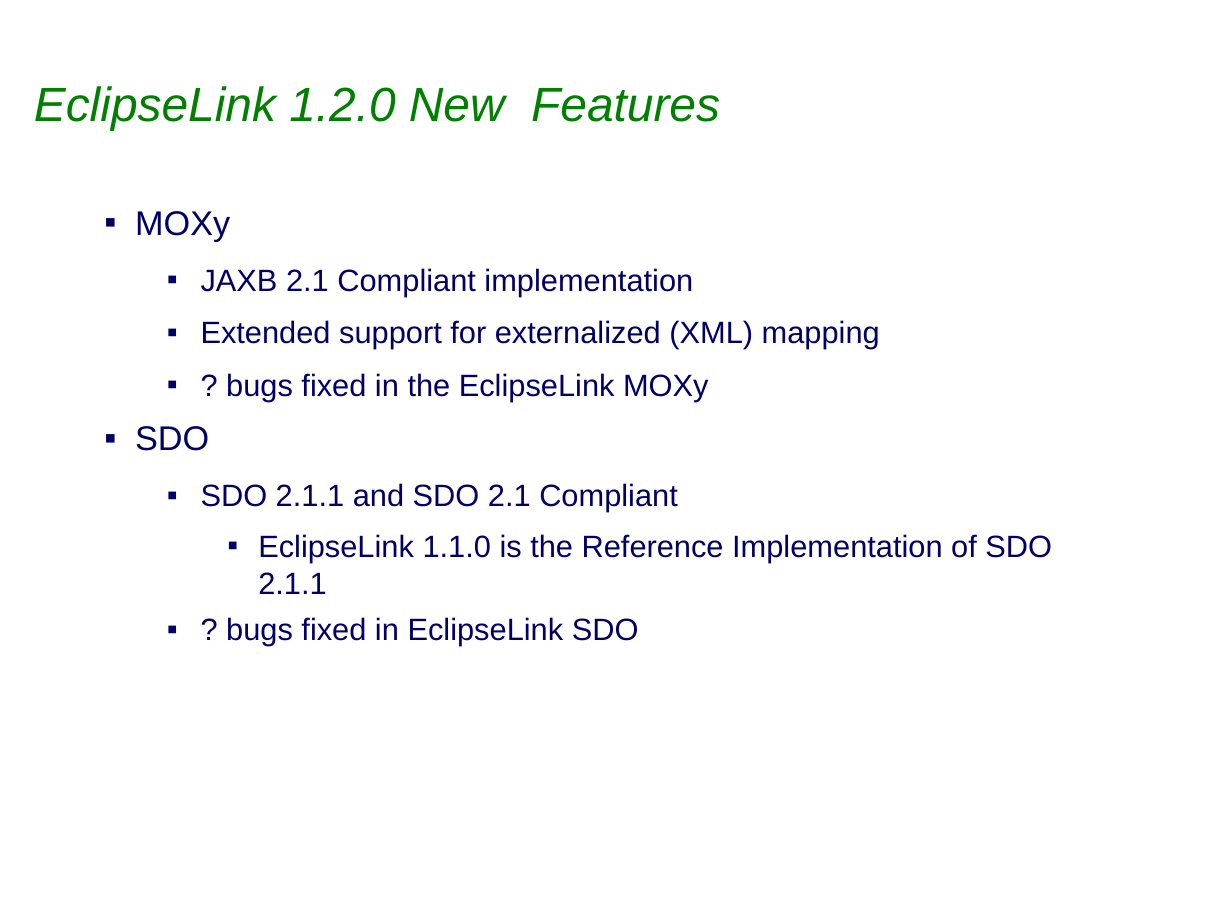
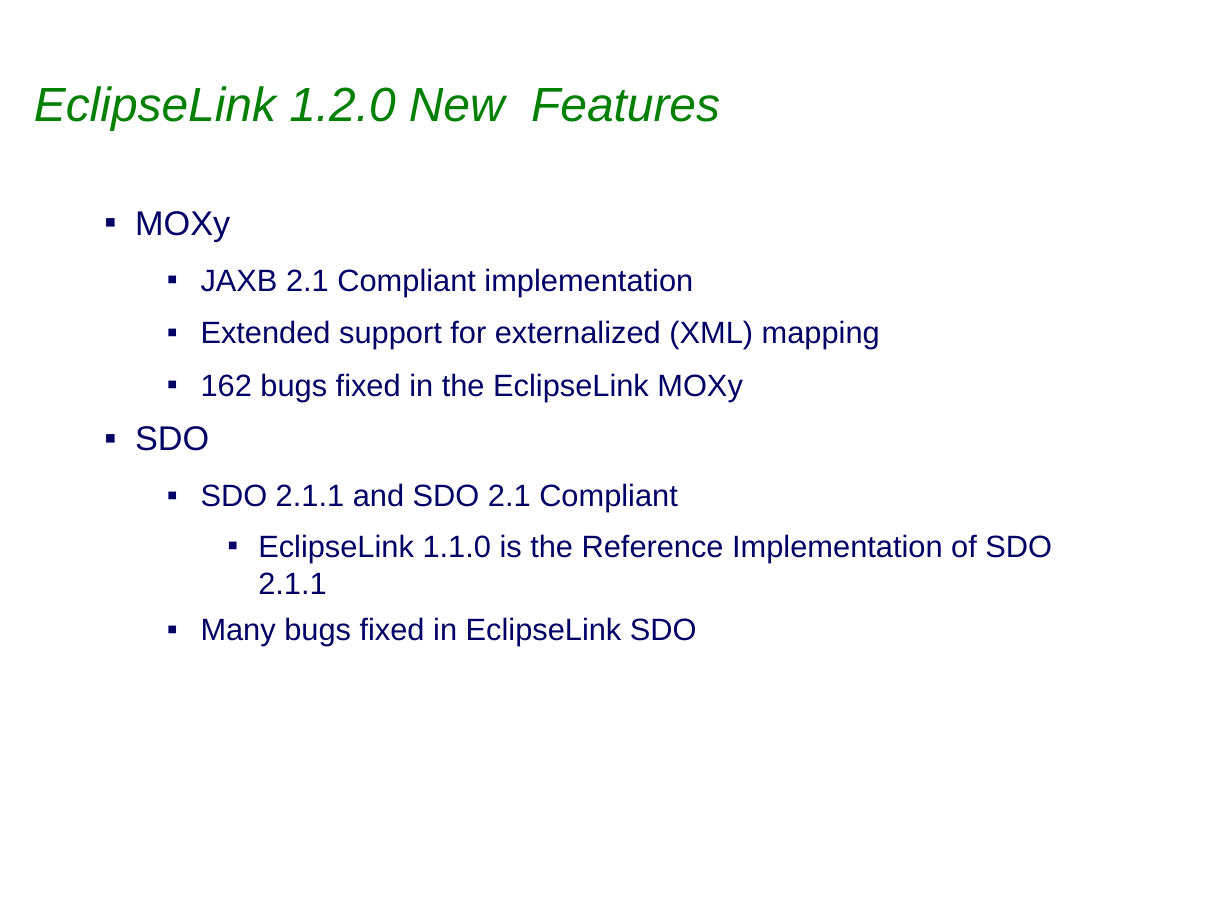
Before and after one commit to eclipse-ee4j/eclipselink, a slide deck: slide 5 of project-admin/Eclipselink_1.2.0_Release_Review.ppt (slide 6 before the commit). Drawn at 1232x924 pixels with LibreOffice and Linux fonts; fonts in the diff are those of the drawing; background and template pictures are left out. Boxes give left, top, right and bottom in pixels: in the first picture for what was removed or moved away, otherwise in the second. Text is boxed around its words. In the diff, an @@ line names an element or a change of style, - is before the commit and + after.

```diff
--- a/project-admin/Eclipselink_1.2.0_Release_Review.ppt
+++ b/project-admin/Eclipselink_1.2.0_Release_Review.ppt
@@ text at [201,373,743,401]: text changed @@
-  ▪ ? bugs fixed in the EclipseLink MOXy
+  ▪ 162 bugs fixed in the EclipseLink MOXy
@@ text at [201,617,697,646]: text changed @@
-  ▪ ? bugs fixed in EclipseLink SDO
+  ▪ Many bugs fixed in EclipseLink SDO
```
Also in this commit, not shown: 9 other slides changed, 1 slide removed, 1 other file.
